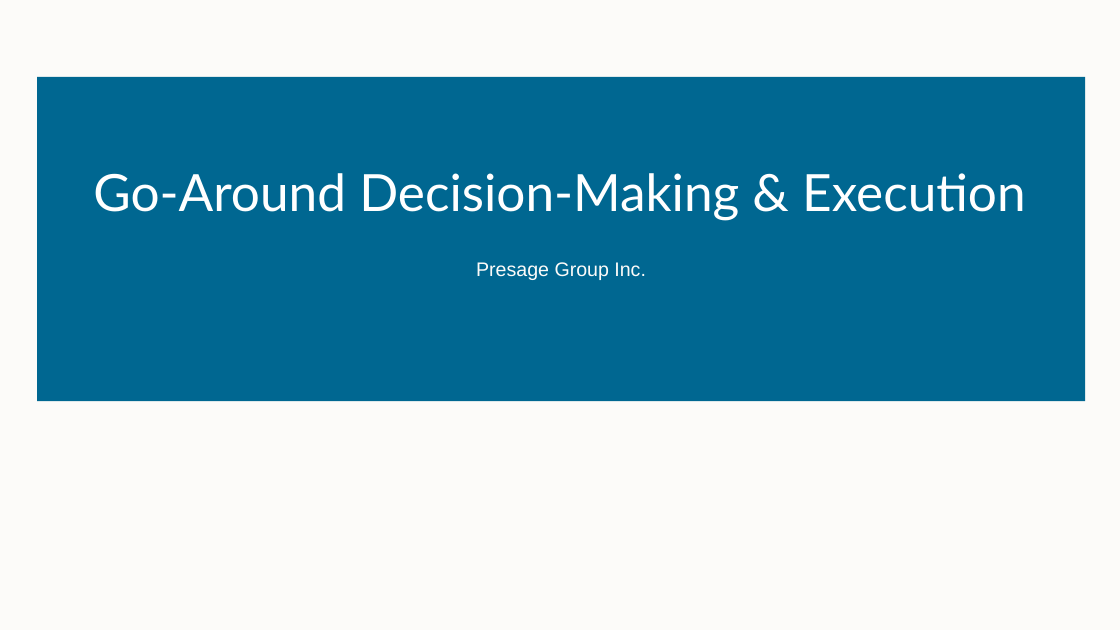
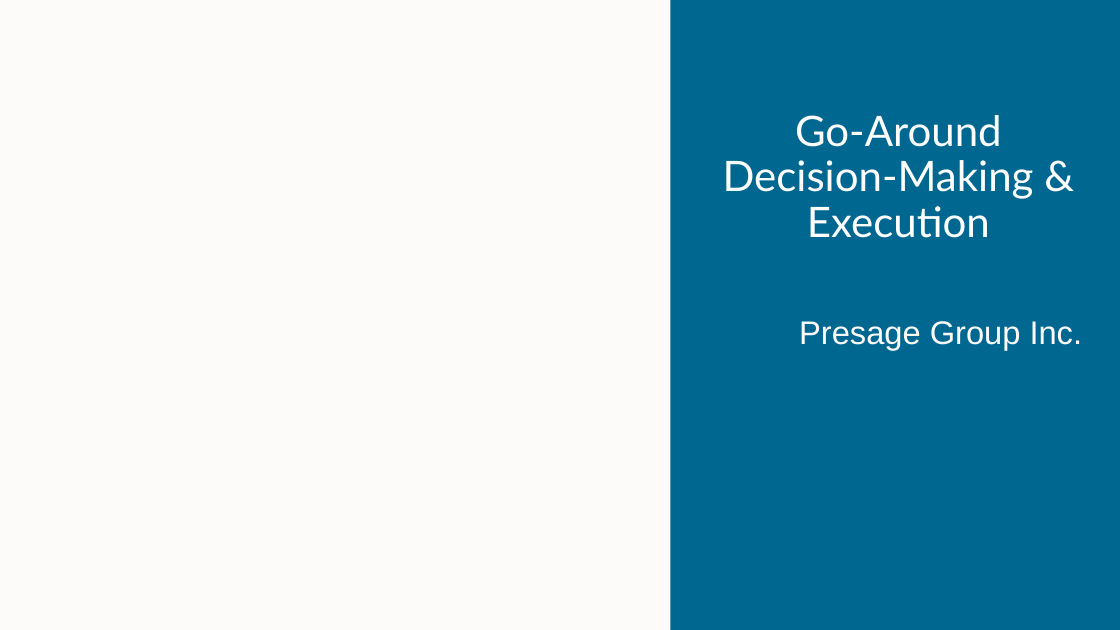
Before and after one commit to udurraniAtPresage/making_theme, a slide deck: slide 1 of quarto/quarto_template.pptx. Drawn at 1120x630 pixels with LibreOffice and Linux fonts; fonts in the diff are those of the drawing; background and template pictures are left out. Boxes give left, top, right and bottom in pixels: in the first picture for what was removed or moved away, otherwise in the second. Text is boxed around its words. In the diff, an @@ line names an element or a change of style, - is before the commit and + after.

```diff
--- a/quarto/quarto_template.pptx
+++ b/quarto/quarto_template.pptx
@@ rectangle added at (670,0,1120,630), fill #006791 @@
@@ title "Go-Around Decision-Making & Execution": place and size @@
-title "Go-Around Decision-Making & Execution" at (93,173,1026,221)
+title "Go-Around Decision-Making & Execution" at (723,115,1034,238)
@@ title "Go-Around Decision-Making & Execution" at (723,115,1034,238): size 44 to 36 pt @@
@@ rectangle removed at (37,77,1086,402) @@
@@ subtitle "Presage Group Inc.": place and size @@
-subtitle "Presage Group Inc." at (476,262,646,280)
+subtitle "Presage Group Inc." at (799,321,1083,350)
@@ subtitle "Presage Group Inc." at (799,321,1083,350): size 16.8 to 28 pt; alignment centre to right; line spacing 0.8 to 1 @@
```
Also in this commit, not shown: 2 other slides changed, 1 slide added, 5 other files.
